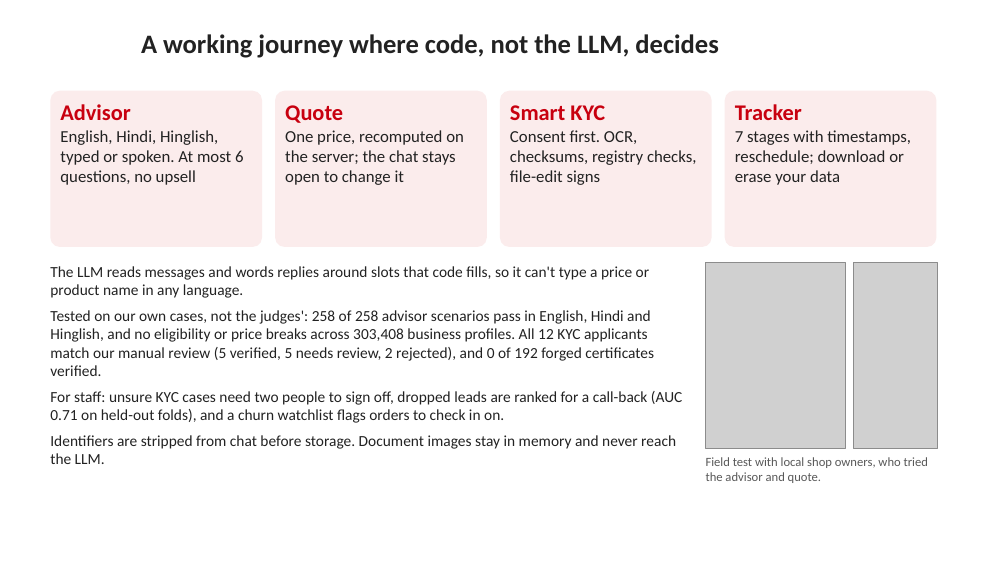
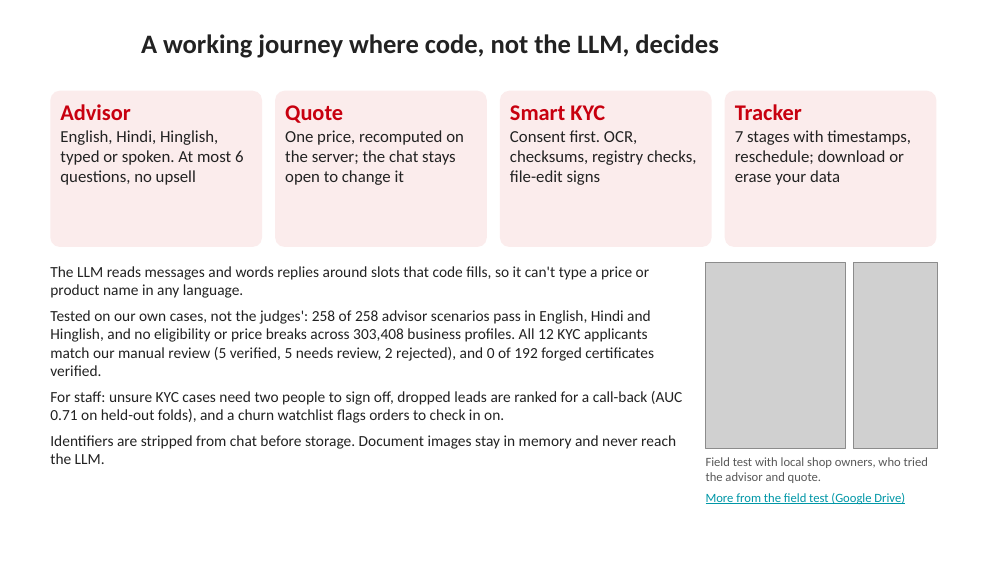
Before and after one commit to adityamalik24/udyam-digital, a slide deck: slide 6 of docs/Udyam_Digital_Business_Case.pptx. Drawn at 1008x567 pixels with LibreOffice and Linux fonts; fonts in the diff are those of the drawing; grey boxes stand for pictures; background and template pictures are left out. Boxes give left, top, right and bottom in pixels: in the first picture for what was removed or moved away, otherwise in the second. Text is boxed around its words. In the diff, an @@ line names an element or a change of style, - is before the commit and + after.

```diff
--- a/docs/Udyam_Digital_Business_Case.pptx
+++ b/docs/Udyam_Digital_Business_Case.pptx
@@ text added at (706, 493, 905, 504), 9 pt, text #0097A7, underline @@
+More from the field test (Google Drive)
```
Also in this commit, not shown: 1 other file.
